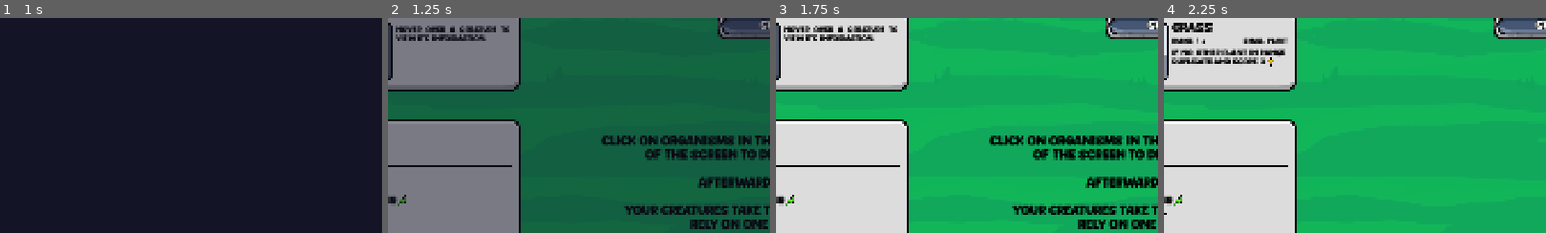
Above: before the commit, frames 1-4 (left to right).
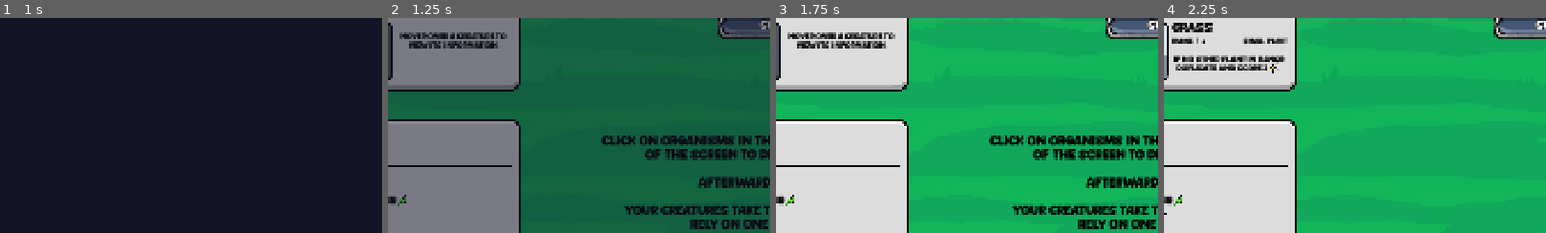
Above: after the commit, the same moments.

Repository: elliotfontaine/gmtk-2025-submission
Game: Godot game, scene res://scenes/main_menu.tscn
Two runs of this game, one before a commit and one after it. Both use one fixed random seed, a clock stepped at 60 frames per second and the inputs below. The engine's default icon, where the game draws it, is replaced by a stand-in: a white triangle on a blue panel in a dark square.
Inputs (mouse positions are % of the whole screen's width and height, from its top left):
- Up to frame 1 (1 s): click "play" at 0.5 s
- Up to frame 2 (1.25 s): no input
- Up to frame 3 (1.75 s): tap Enter at 1.25 s; move the mouse to (72, 45) at 1.27 s; hold D from 1.28 s (still down); hold Shift from 1.28 s (still down); click (72, 45) at 1.42 s
- Up to frame 4 (2.25 s): release D at 2 s; release Shift at 2 s; click (8, 48) at 2 s
The pictures show only the part of the screen within x 10-60%, y 5-55%; the shares and areas given below are measured in that part.

Frame 1 is identical in both runs. In frame 2, 2.2% of the frame differs, in the area x 2-32%, y 3-15%; in frame 3, 2.5%; in frame 4, 2.5%.

Commit message:
streamlining icons in descriptions

Diff:
--- a/resources/species/acorn.tres
+++ b/resources/species/acorn.tres
@@ -13,7 +13,7 @@
 title = "Acorn"
 texture = ExtResource("2_wipln")
 default_range = 0
-effect_text = "On turn end: Score 5[img={20, 20}]res://assets/sprites/ui/small_trophy.png[/img] and disappears."
+effect_text = "On turn end: Score 5 trophies and disappears."
 score_reward_1 = 5
 score_reward_2 = 0
 money_reward_1 = 0
--- a/resources/species/ant.tres
+++ b/resources/species/ant.tres
@@ -14,7 +14,7 @@
 title = "Ant"
 texture = ExtResource("2_27f8m")
 default_range = 0
-effect_text = "Scores 1  [img={20, 20}]res://assets/sprites/ui/small_trophy.png[/img] for each ant connected in a row.
+effect_text = "Scores 1 trophies for each ant connected in a row.
 Whenever an adjacent ant is eaten: duplicate."
 score_reward_1 = 1
 score_reward_2 = 0
--- a/resources/species/badger.tres
+++ b/resources/species/badger.tres
@@ -14,7 +14,7 @@
 title = "Badger"
 texture = ExtResource("2_hwvkv")
 default_range = 0
-effect_text = "Whenever anything duplicates: score  2[img={20, 20}]res://assets/sprites/ui/small_trophy.png[/img]."
+effect_text = "Whenever anything duplicates: score 2 trophies."
 score_reward_1 = 2
 score_reward_2 = 0
 money_reward_1 = 0
--- a/resources/species/berry.tres
+++ b/resources/species/berry.tres
@@ -13,7 +13,7 @@
 title = "Berry"
 texture = ExtResource("2_p5hk5")
 default_range = 0
-effect_text = "When eaten: score  5[img={20, 20}]res://assets/sprites/ui/small_trophy.png[/img]."
+effect_text = "When eaten: score 5 trophies."
 score_reward_1 = 5
 score_reward_2 = 0
 money_reward_1 = 0
--- a/resources/species/bunny.tres
+++ b/resources/species/bunny.tres
@@ -14,7 +14,7 @@
 title = "Bunny"
 texture = ExtResource("2_nnalx")
 default_range = 1
-effect_text = "Eats a small plant in range to score  3[img={20, 20}]res://assets/sprites/ui/small_trophy.png[/img] and duplicate. Dies if not fed."
+effect_text = "Eats a small plant in range to score 3 trophies and duplicate. Dies if not fed."
 score_reward_1 = 3
 score_reward_2 = 0
 money_reward_1 = 0
--- a/resources/species/crow.tres
+++ b/resources/species/crow.tres
@@ -14,7 +14,7 @@
 title = "Crow"
 texture = ExtResource("2_ii0dv")
 default_range = 5
-effect_text = "Whenever a non-tiny animal in range is eaten: score  4[img={20, 20}]res://assets/sprites/ui/small_trophy.png[/img]."
+effect_text = "Whenever a non-tiny animal in range is eaten: score 4 trophies."
 score_reward_1 = 4
 score_reward_2 = 0
 money_reward_1 = 0
--- a/resources/species/egg.tres
+++ b/resources/species/egg.tres
@@ -13,7 +13,7 @@
 title = "Egg"
 texture = ExtResource("2_e431m")
 default_range = 0
-effect_text = "When eaten: score  5[img={20, 20}]res://assets/sprites/ui/small_trophy.png[/img]."
+effect_text = "When eaten: score 5 trophies."
 score_reward_1 = 5
 score_reward_2 = 0
 money_reward_1 = 0
--- a/resources/species/fox.tres
+++ b/resources/species/fox.tres
@@ -14,7 +14,7 @@
 title = "Fox"
 texture = ExtResource("2_vxgyw")
 default_range = 1
-effect_text = "Eats a small animal in range to score  9[img={20, 20}]res://assets/sprites/ui/small_trophy.png[/img] and duplicate if no adjacent fox."
+effect_text = "Eats a small animal in range to score 9  trophies and duplicate if no adjacent fox."
 score_reward_1 = 9
 score_reward_2 = 0
 money_reward_1 = 0
--- a/resources/species/grass.tres
+++ b/resources/species/grass.tres
@@ -13,7 +13,7 @@
 title = "Grass"
 texture = ExtResource("2_kohdr")
 default_range = 1
-effect_text = "If no other plant in range: duplicate and score  3 [img={20, 20}]res://assets/sprites/ui/small_trophy.png[/img]"
+effect_text = "If no other plant in range: duplicate and score 3 trophies."
 score_reward_1 = 3
 score_reward_2 = 0
 money_reward_1 = 0
--- a/resources/species/hedgehog.tres
+++ b/resources/species/hedgehog.tres
@@ -14,7 +14,7 @@
 title = "Hedgehog"
 texture = ExtResource("2_mylwq")
 default_range = 1
-effect_text = "If small plant in range: eat it and score 3 [img={20, 20}]res://assets/sprites/ui/small_trophy.png[/img].
+effect_text = "If small plant in range: eat it and score 3 trophies.
 Cannot be eaten."
 score_reward_1 = 3
 score_reward_2 = 0
--- a/resources/species/lynx.tres
+++ b/resources/species/lynx.tres
@@ -14,7 +14,7 @@
 title = "Lynx"
 texture = ExtResource("4_4u8cb")
 default_range = 1
-effect_text = "Eat any small animal in range to score  7[img={20, 20}]res://assets/sprites/ui/small_trophy.png[/img] for each."
+effect_text = "Eat any small animal in range to score 7 trophies."
 score_reward_1 = 7
 score_reward_2 = 0
 money_reward_1 = 0
--- a/resources/species/mole.tres
+++ b/resources/species/mole.tres
@@ -14,7 +14,7 @@
 title = "Mole"
 texture = ExtResource("2_3nfw5")
 default_range = 0
-effect_text = "On loop start: move to a random space. Generates 10 [img={20, 20}]res://assets/sprites/ui/money.png[/img]."
+effect_text = "On loop start: move to a random space. Generates 10 trophies."
 score_reward_1 = 0
 score_reward_2 = 0
 money_reward_1 = 10
--- a/resources/species/squirrel.tres
+++ b/resources/species/squirrel.tres
@@ -14,7 +14,7 @@
 title = "Squirrel"
 texture = ExtResource("2_tqnkq")
 default_range = 3
-effect_text = "Pulls the furthest small plant in range to itself to gain 5 [img={20, 20}]res://assets/sprites/ui/money.png[/img]."
+effect_text = "Pulls the furthest small plant in range to itself to gain 5 trophies."
 score_reward_1 = 0
 score_reward_2 = 0
 money_reward_1 = 0
--- a/resources/species/tiger.tres
+++ b/resources/species/tiger.tres
@@ -14,7 +14,7 @@
 title = "Tiger"
 texture = ExtResource("4_umjwr")
 default_range = 2
-effect_text = "Eat a medium animal in range to score  20[img={20, 20}]res://assets/sprites/ui/small_trophy.png[/img]."
+effect_text = "Eat a medium animal in range to score 20 trophies."
 score_reward_1 = 20
 score_reward_2 = 0
 money_reward_1 = 0
--- a/resources/species/viper.tres
+++ b/resources/species/viper.tres
@@ -14,7 +14,7 @@
 title = "Viper"
 texture = ExtResource("2_avxej")
 default_range = 0
-effect_text = "Generates 3  [img={20, 20}]res://assets/sprites/ui/money.png[/img] for each egg in the Circle."
+effect_text = "Generates 3 trophies for each egg in the Circle."
 score_reward_1 = 0
 score_reward_2 = 0
 money_reward_1 = 3
--- a/resources/species/wolf.tres
+++ b/resources/species/wolf.tres
@@ -14,7 +14,7 @@
 title = "Wolf"
 texture = ExtResource("4_q107r")
 default_range = 1
-effect_text = "Eats a small animal in range to score  5[img={20, 20}]res://assets/sprites/ui/small_trophy.png[/img] per Wolf in the circle."
+effect_text = "Eats a small animal in range to score 5 trophies per Wolf in the circle."
 score_reward_1 = 5
 score_reward_2 = 0
 money_reward_1 = 0
--- a/scenes/ui/creature_card.gd
+++ b/scenes/ui/creature_card.gd
@@ -39,7 +39,7 @@
 		%CreatureTitle.text = sp.title
 		%Size.text = Constants.size_strings[sp.size]
 		%Family.text = Constants.family_strings[sp.family]
-		%Effect.text = sp.effect_text
+		%Effect.text = convert_text(sp.effect_text)
 		if sp.default_range != 0:
 			%RangeValue.text = str(sp.default_range)
 			%RangeIcon.show()
@@ -48,3 +48,29 @@
 			%RangeIcon.hide()
 		%CreatureTitle.show()
 		%MiddleLine.show()
+
+
+##takes in description text and converts keywords into icons
+func convert_text(text:String) -> String:
+	if text == "":
+		return text
+
+	var enhanced_text :String = ""
+
+	for word in text.split(" ",false):
+		var stored_puncuation :String
+		if word[-1] in [".", ",", "!", "?", ":", ";"]:
+			stored_puncuation = word[-1]
+			word = word.left(word.length() - 1)
+
+		if word == "trophies":
+			enhanced_text += "[img={20, 20}]res://assets/sprites/ui/small_trophy.png[/img]"
+		else:
+			enhanced_text += word
+
+		if stored_puncuation:
+			enhanced_text += stored_puncuation
+		enhanced_text += " "
+
+
+	return enhanced_text
--- a/scenes/ui/creature_card.tscn
+++ b/scenes/ui/creature_card.tscn
@@ -109,5 +109,6 @@
 bbcode_enabled = true
 text = "Hover over a creature to view its information."
 scroll_active = false
-horizontal_alignment = 3
+horizontal_alignment = 1
+vertical_alignment = 1
 justification_flags = 35
